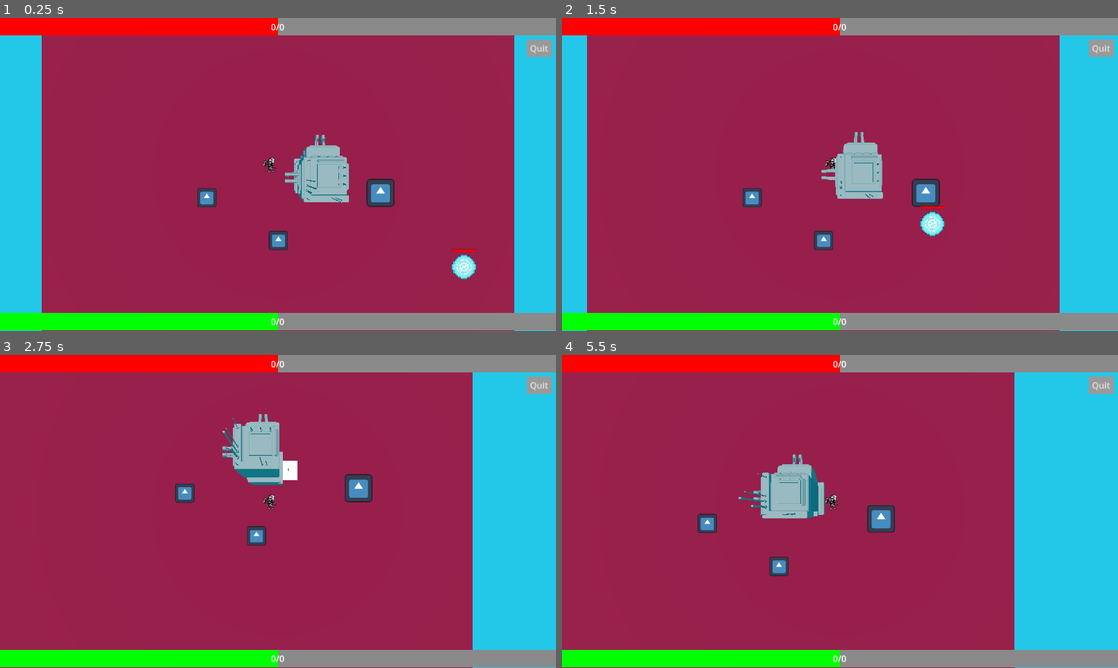
Above: before the commit, frames 1-4 (two rows, left to right).
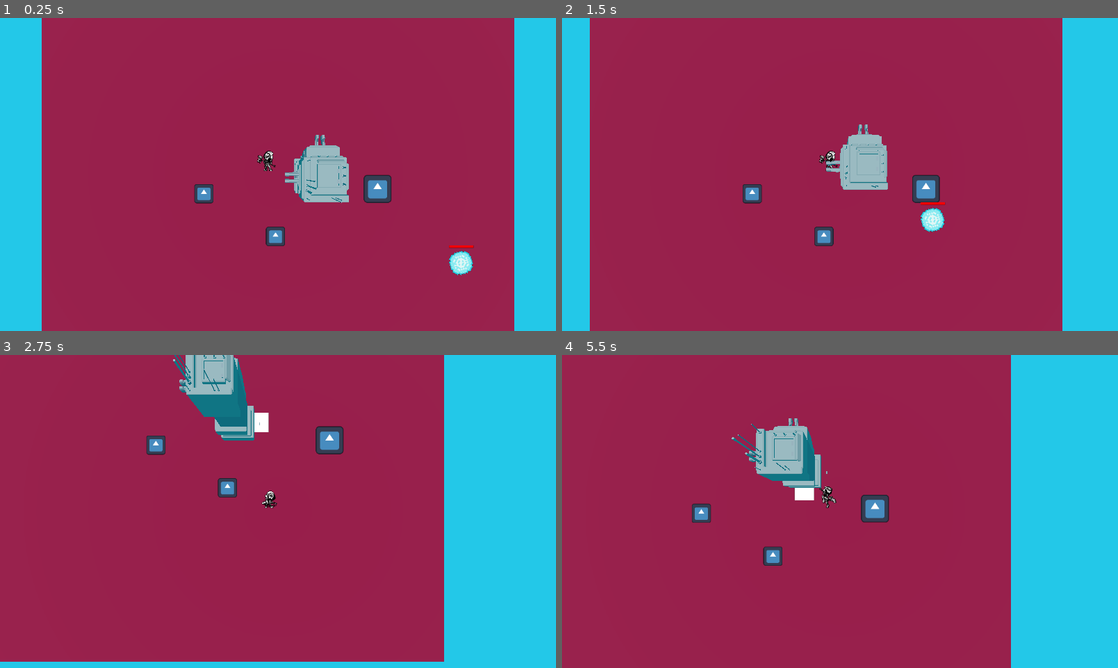
Above: after the commit, the same moments.

Repository: whitehatcat-JE/TowerDefenceGameJam
Game: Godot game, scene res://main/enviroment_3d.tscn
The game is run twice, just before and just after one commit, with the same random seed, the same clock (stepped at 60 frames per second) and the same inputs. The engine's default icon, where the game draws it, is replaced by a stand-in: a white triangle on a blue panel in a dark square.
Inputs:
- Up to frame 1 (0.25 s): no input
- Up to frame 2 (1.5 s): hold Right (ui_right) 0.53-1.28 s; tap J (attack) at 0.6, 1.35 s; hold Down (ui_down) from 1.28 s (still down)
- Up to frame 3 (2.75 s): release Down (ui_down) at 2.03 s; hold Right (ui_right) from 2.03 s (still down); tap J (attack) at 2.1 s
- Up to frame 4 (5.5 s): release Right (ui_right) at 2.78 s; hold Up (ui_up) 2.78-3.53 s; tap J (attack) every 0.75 s from 2.85 to 5.1 s; hold Left (ui_left) 3.53-5.03 s; hold Down (ui_down) from 5.03 s (still down)

The runs differ from the first frame. In frame 1, 13% of the frame differs, in the area x 0-100%, y 0-100%; in frame 2, 14%; in frame 3, 22%; in frame 4, 16%.

Commit message:
Added knockback

Diff:
--- a/main/enviroment_3d.tscn
+++ b/main/enviroment_3d.tscn
@@ -28,6 +28,7 @@
 script = ExtResource("1_t2shv")
 
 [node name="GameUI" parent="." instance=ExtResource("2_n7up7")]
+visible = false
 
 [node name="MeshInstance3D" type="MeshInstance3D" parent="."]
 transform = Transform3D(10, 0, 0, 0, 10, 0, 0, 0, 10, 0, 2.51961, 0)
--- a/main/level.tscn
+++ b/main/level.tscn
@@ -149,7 +149,7 @@
 
 [node name="Player" parent="." instance=ExtResource("5_b521d")]
 position = Vector2(479, 280)
-scale = Vector2(0.25, 0.25)
+scale = Vector2(0.35, 0.35)
 
 [node name="camera2D" type="Camera2D" parent="Player"]
 unique_name_in_owner = true
--- a/main/objects/enemy.gd
+++ b/main/objects/enemy.gd
@@ -7,7 +7,7 @@
 var explodeRange:float = 10.0
 var target:Vector2
 var rectMax = 50
-@onready var hpBar = $ColorRect2
+@onready var hpBar = $healthbarPivot/overHealth
 
 @onready var pivot:Node = $enemyPivot
 @onready var director:Node = $enemyPivot/enemyDirector
@@ -16,13 +16,14 @@
 	queue_free()
 
 func _physics_process(delta):
-	pivot.look_at(target)
-	pivot.rotation_degrees += 90
+	look_at(target)
+	rotation_degrees += 90
+	$healthbarPivot.global_rotation = 0
 	velocity = (director.global_position - position) * speed
 	move_and_slide()
 
 func damage(amt:float):
 	currentHealth -= amt
 	hpBar.set_size(Vector2((currentHealth/healthMax) * rectMax, 5))
-	if currentHealth <= 0.0:
-		die()
+	if currentHealth <= 0.0: die();
+	else: $knockbackAnim.play("knockback");
--- a/main/objects/enemy.tscn
+++ b/main/objects/enemy.tscn
@@ -1,10 +1,32 @@
-[gd_scene load_steps=4 format=3 uid="uid://by0oifw6gjcd8"]
+[gd_scene load_steps=6 format=3 uid="uid://by0oifw6gjcd8"]
 
 [ext_resource type="Script" path="res://main/objects/enemy.gd" id="1_jygmu"]
 [ext_resource type="Texture2D" uid="uid://daq6h1ut81k32" path="res://main/projectileGenericTemp.png" id="2_bbypb"]
 
 [sub_resource type="CircleShape2D" id="CircleShape2D_amei8"]
 radius = 25.0799
+
+[sub_resource type="Animation" id="Animation_mlyko"]
+resource_name = "knockback"
+length = 0.2
+step = 0.05
+tracks/0/type = "value"
+tracks/0/imported = false
+tracks/0/enabled = true
+tracks/0/path = NodePath("enemySprite:position")
+tracks/0/interp = 1
+tracks/0/loop_wrap = true
+tracks/0/keys = {
+"times": PackedFloat32Array(0, 0.05, 0.2),
+"transitions": PackedFloat32Array(0.5, -2, 1),
+"update": 0,
+"values": [Vector2(-1.07288e-06, -8.34465e-07), Vector2(0, 10), Vector2(-1.07288e-06, -8.34465e-07)]
+}
+
+[sub_resource type="AnimationLibrary" id="AnimationLibrary_lodgk"]
+_data = {
+"knockback": SubResource("Animation_mlyko")
+}
 
 [node name="enemy" type="CharacterBody2D"]
 collision_layer = 2
@@ -13,7 +35,7 @@
 [node name="hitbox" type="CollisionShape2D" parent="."]
 shape = SubResource("CircleShape2D_amei8")
 
-[node name="ProjectileGenericTemp" type="Sprite2D" parent="."]
+[node name="enemySprite" type="Sprite2D" parent="."]
 texture_filter = 1
 position = Vector2(-1.07288e-06, -8.34465e-07)
 scale = Vector2(3.125, 3.125)
@@ -24,14 +46,21 @@
 [node name="enemyDirector" type="Node2D" parent="enemyPivot"]
 position = Vector2(0, -3)
 
-[node name="ColorRect" type="ColorRect" parent="."]
+[node name="knockbackAnim" type="AnimationPlayer" parent="."]
+libraries = {
+"": SubResource("AnimationLibrary_lodgk")
+}
+
+[node name="healthbarPivot" type="Node2D" parent="."]
+
+[node name="underHealth" type="ColorRect" parent="healthbarPivot"]
 offset_left = -24.0
 offset_top = -36.0
 offset_right = 26.0
 offset_bottom = -31.0
 color = Color(0.592157, 0, 0, 1)
 
-[node name="ColorRect2" type="ColorRect" parent="."]
+[node name="overHealth" type="ColorRect" parent="healthbarPivot"]
 offset_left = -24.0
 offset_top = -36.0
 offset_right = 26.0
--- a/player/Player.gd
+++ b/player/Player.gd
@@ -1,18 +1,11 @@
 extends CharacterBody2D
 
-#Hurt effect when done
-#const playerhurt = preload("res://")
-#States
-enum {
-	MOVE,
-	ATTACK
-}
 #All The Variables needed throughout the code
 var acceleration = 1000
 var maxSpeed = 220
 var friction = 1700
 
-var state = MOVE
+var attacking:bool = false
 
 #onready var ap = $AnimationPlayer
 #onready var at = $AnimationTree
@@ -22,14 +15,6 @@
 
 #runs every frame to load which ever state has been most recently called
 func _process(delta):
-	match state:
-		MOVE:
-			move_state(delta)
-		ATTACK:
-			attack_state(delta)
-
-#Move state has all move functions
-func move_state(delta):
 	var ip = Vector2.ZERO
 #	(Left - Right) + (up - Down) Equals direction of travel,
 # Nomalized stops the diagonal from being longer than normal
@@ -38,30 +23,23 @@
 	ip = ip.normalized()
 
 	if ip != Vector2.ZERO:
-		#sh.kbv = ip
-#		loading animations
-		#at.set("parameters/idle/blend_position", ip)
-		#at.set("parameters/Run/blend_position", ip)
-		#at.set("parameters/Attack/blend_position", ip)
-		#ans.travel("Run")
 		velocity = velocity.move_toward(ip * maxSpeed, acceleration * delta)
 	else:
 		#ans.travel("Idle")
 		velocity = velocity.move_toward(Vector2.ZERO, friction * delta)
 	move()
 
-	if Input.is_action_just_pressed("attack"):
-		print("attack")
-		state = ATTACK
+	if Input.is_action_just_pressed("attack") and !attacking:
+		attack()
 
-#simple attack state
- #warning-ignore:unused_argument
-func attack_state(delta):
-	velocity = Vector2.ZERO
+func attack():
+	attacking = true
+	$playerSprite.play("attack")
 	$SwordHitbox/Hitbox.set_deferred("monitoring", true)
-	await get_tree().create_timer(0.25).timeout
-	#ans.travel("Attack")
-	state = MOVE
+	await get_tree().create_timer(0.5).timeout
+	$SwordHitbox/Hitbox.set_deferred("monitoring", false)
+	$playerSprite.play("idle")
+	attacking = false
 
 func move():
 	move_and_slide()
--- a/player/player.tscn
+++ b/player/player.tscn
@@ -29,6 +29,10 @@
 atlas = ExtResource("2_vv2vs")
 region = Rect2(0, 256, 256, 256)
 
+[sub_resource type="AtlasTexture" id="AtlasTexture_ruy83"]
+atlas = ExtResource("2_vv2vs")
+region = Rect2(0, 0, 256, 256)
+
 [sub_resource type="SpriteFrames" id="SpriteFrames_a2dr8"]
 animations = [{
 "frames": [{
@@ -47,13 +51,16 @@
 "duration": 1.0,
 "texture": SubResource("AtlasTexture_ii4hl")
 }],
+"loop": false,
+"name": &"attack",
+"speed": 10.0
+}, {
+"frames": [{
+"duration": 1.0,
+"texture": SubResource("AtlasTexture_ruy83")
+}],
 "loop": true,
-"name": &"attack",
-"speed": 5.0
-}, {
-"frames": [],
-"loop": true,
-"name": &"new_animation",
+"name": &"idle",
 "speed": 5.0
 }]
 
@@ -69,6 +76,7 @@
 shape = SubResource("CapsuleShape2D_wqmnc")
 
 [node name="playerSprite" type="AnimatedSprite2D" parent="."]
+texture_filter = 1
 scale = Vector2(0.5, 0.5)
 sprite_frames = SubResource("SpriteFrames_a2dr8")
 animation = &"attack"
--- a/project.godot
+++ b/project.godot
@@ -61,5 +61,6 @@
 attack={
 "deadzone": 0.5,
 "events": [Object(InputEventKey,"resource_local_to_scene":false,"resource_name":"","device":0,"window_id":0,"alt_pressed":false,"shift_pressed":false,"ctrl_pressed":false,"meta_pressed":false,"pressed":false,"keycode":0,"physical_keycode":74,"key_label":0,"unicode":0,"echo":false,"script":null)
+, Object(InputEventKey,"resource_local_to_scene":false,"resource_name":"","device":-1,"window_id":0,"alt_pressed":false,"shift_pressed":false,"ctrl_pressed":false,"meta_pressed":false,"pressed":false,"keycode":0,"physical_keycode":32,"key_label":0,"unicode":32,"echo":false,"script":null)
 ]
 }
Not shown: 1 places in player/player.tscn that only renumber resources
